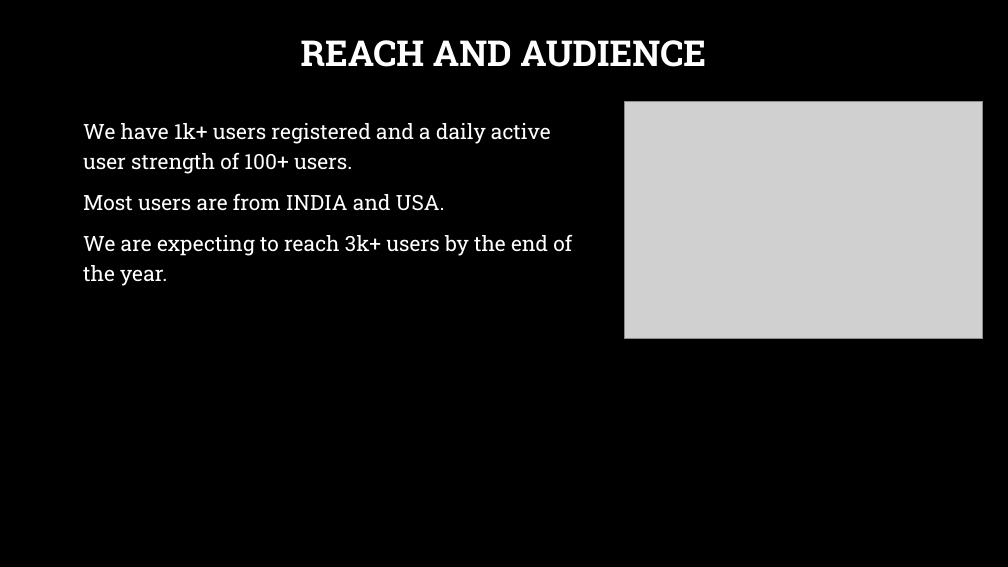
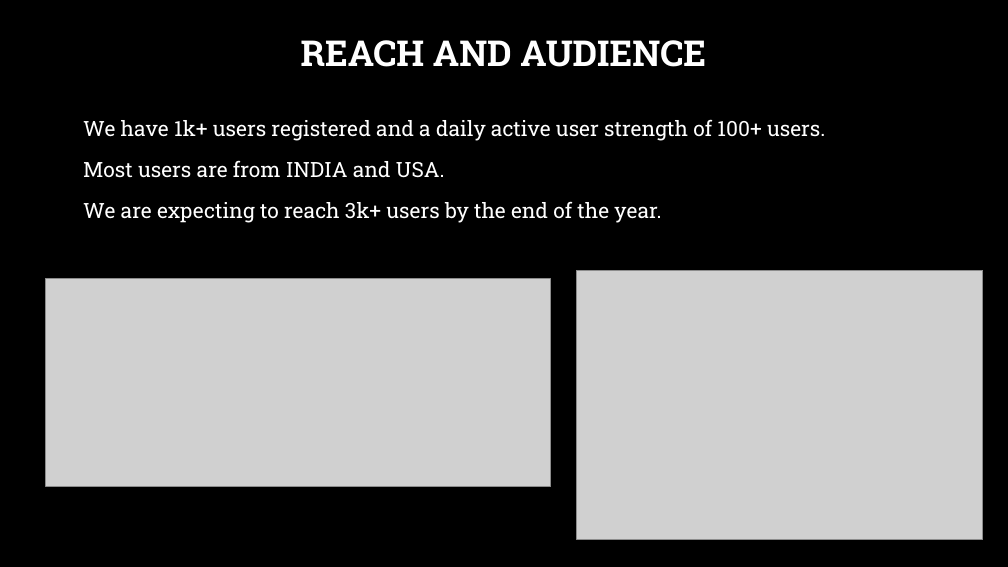
Before and after one commit to abhi-824/Projects-and-Reports-College-, a slide deck: slide 7 of GAME OF CODES.pptx. Drawn at 1008x567 pixels with LibreOffice and Linux fonts; fonts in the diff are those of the drawing; grey boxes stand for pictures; background and template pictures are left out. Boxes give left, top, right and bottom in pixels: in the first picture for what was removed or moved away, otherwise in the second. Text is boxed around its words. In the diff, an @@ line names an element or a change of style, - is before the commit and + after.

```diff
--- a/GAME OF CODES.pptx
+++ b/GAME OF CODES.pptx
@@ text "We have 1k+ users registered ..." rewrapped from (83,123,572,286) to (83,119,825,223) @@
@@ picture added at (46,279,551,487) @@
@@ picture: place and size @@
-picture at (625,101,983,339)
+picture at (576,270,983,539)
```
Also in this commit, not shown: 2 other slides changed, 10 other files.
